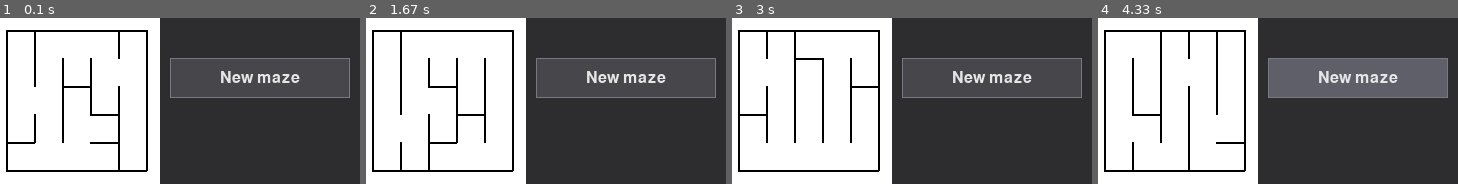
Above: before the commit, frames 1-4 (left to right).
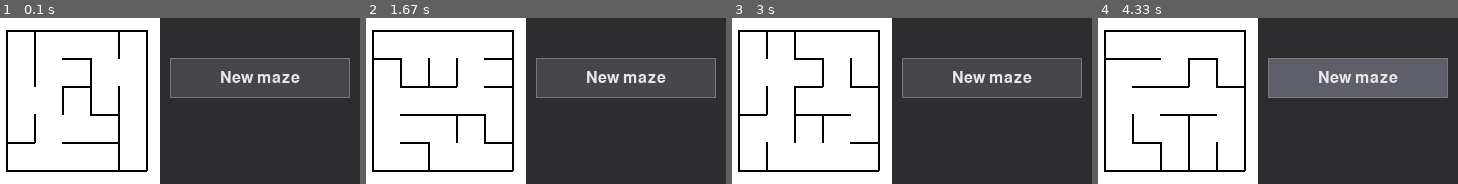
Above: after the commit, the same moments.

Repository: Jag-commits/Comp359-T1
Game: pygame game, started from main.py
The game is run twice, just before and just after one commit, with the same random seed, the same clock (stepped at 60 frames per second) and the same inputs.
Inputs (mouse positions are in pixels of both pictures, inside the frame that each line leads up to):
- Up to frame 1 (0.1 s): no input
- Up to frame 2 (1.67 s): click (661, 96) at 0.38 s; click (546, 112) at 0.72 s
- Up to frame 3 (3 s): click "New maze" at 2.05 s; click (890, 144) at 2.38 s
- Up to frame 4 (4.33 s): click (1350, 87) at 3.22 s; click (1371, 86) at 3.55 s; click (1389, 97) at 3.88 s; click (1353, 71) at 4.22 s

The runs differ from the first frame. In frame 1, 0.4% of the frame differs, in the area x 17-25%, y 24-76%; in frame 2, 1.4%; in frame 3, 0.9%; in frame 4, 2.3%, in the area x 2-41%, y 8-92%.

Commit message:
Fixed checkWalls -Jagpreet
checkWalls is no longer Northern wall biased,
walls are now selected at random.

Maze pattern is improved

Diff:
--- a/MazeGraph.py
+++ b/MazeGraph.py
@@ -23,14 +23,24 @@
 
 #Check for avaialable walls, send coordinates and Cardinal Dir
 def checkWalls(currentNode):
-    if currentNode.N==1:
-        return {"coord": currentNode.NIndex, "Cardinal" :"N"}
-    elif currentNode.S==1:
-        return {"coord": currentNode.SIndex, "Cardinal" :"S"}
-    elif currentNode.E==1:
-        return {"coord": currentNode.EIndex, "Cardinal" :"E"}
-    elif currentNode.W==1:
-        return {"coord": currentNode.WIndex, "Cardinal" :"W"}
+    walls = [0, 1, 2, 3]
+    random.shuffle(walls)
+
+    for Wall in walls:
+        match Wall:
+            case 0:
+                if currentNode.N == 1:
+                    return {"coord": currentNode.NIndex, "Cardinal": "N"}
+            case 1:
+                if currentNode.S == 1:
+                    return {"coord": currentNode.SIndex, "Cardinal": "S"}
+            case 2:
+                if currentNode.E == 1:
+                    return {"coord": currentNode.EIndex, "Cardinal": "E"}
+            case 3:
+                if currentNode.W == 1:
+                    return {"coord": currentNode.WIndex, "Cardinal": "W"}
+
     return None
 
 
@@ -60,7 +70,7 @@
 
 
 
-#ufClass = Class Name of implementation, n= selecting randomized variable, c = connected regions, x = width, y = length, outputArray = return 2d array instead of Queue
+#ufClass = Class Name of implementation, n= selecting randomized variable, c = connected regions, x = width, y = length
 # Index = Node.index; index: 0-> X*Y
 def buildGraph(ufClass, n=int, c=int,x=int, y=int, verbose=False):
     numBoxes = x*y
